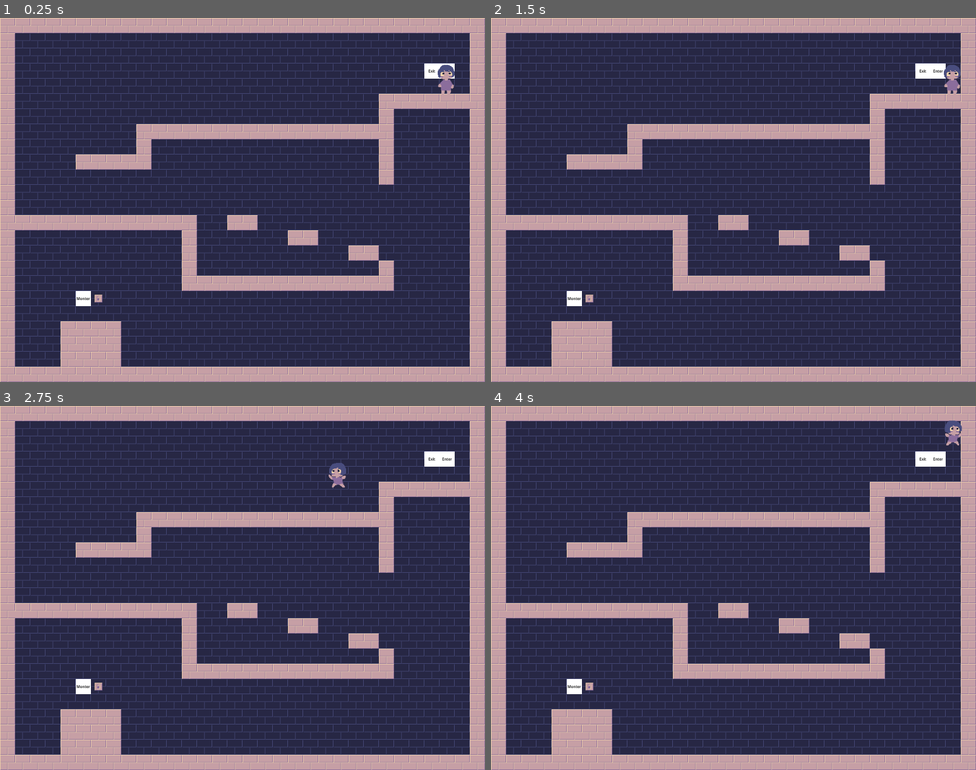
Above: before the commit, frames 1-4 (two rows, left to right).
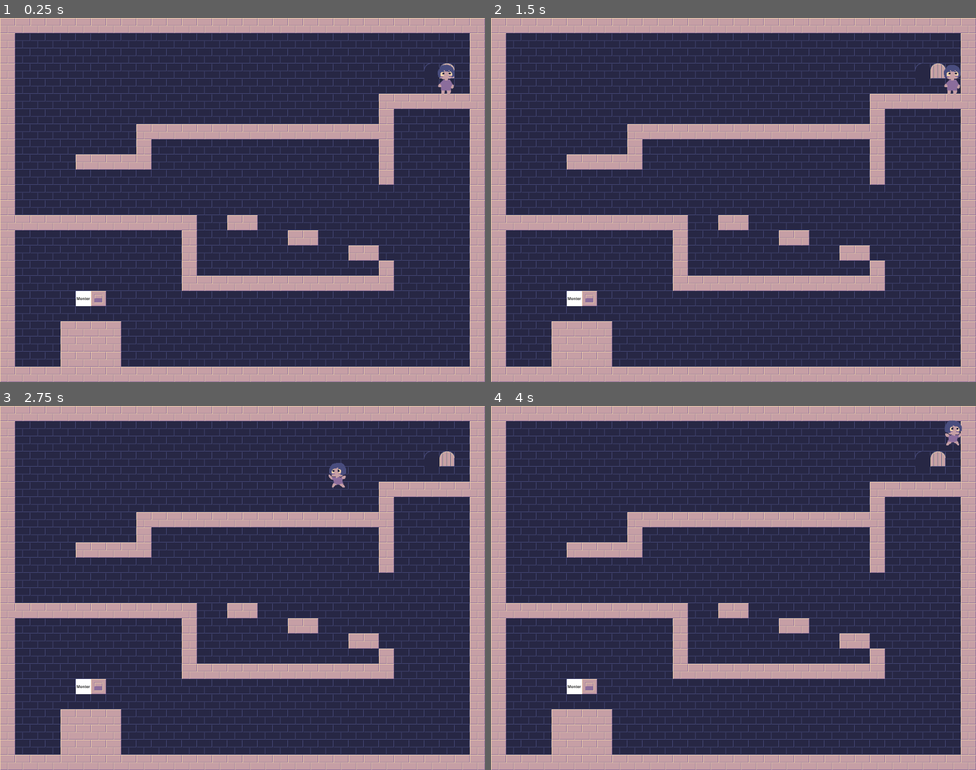
Above: after the commit, the same moments.

Repository: 3k2ng/mj160
Game: Godot game, scene res://scenes/game.tscn
The game is run twice, just before and just after one commit, with the same random seed, the same clock (stepped at 60 frames per second) and the same inputs.
Inputs:
- Up to frame 1 (0.25 s): no input
- Up to frame 2 (1.5 s): tap Enter (ui_accept) at 0.5, 0.77 s; hold Right (ui_right) from 0.53 s (still down)
- Up to frame 3 (2.75 s): tap Enter (ui_accept) at 1.52 s; release Right (ui_right) at 2.03 s; hold Left (ui_left) from 2.03 s (still down)
- Up to frame 4 (4 s): release Left (ui_left) at 2.78 s; hold Right (ui_right) from 2.78 s (still down); tap Enter (ui_accept) at 3.02, 3.77 s

The runs differ from the first frame. In frame 1, 0.3% of the frame differs, in the area x 18-94%, y 12-80%; in frame 2, 0.4%; in frame 3, 0.4%; in frame 4, 0.4%.

Commit message:
new assets

Diff:
--- a/objects/tiles/enter_door.tscn
+++ b/objects/tiles/enter_door.tscn
@@ -1,11 +1,26 @@
-[gd_scene load_steps=4 format=3 uid="uid://d2xlov327oegq"]
+[gd_scene load_steps=7 format=3 uid="uid://d2xlov327oegq"]
 
+[ext_resource type="Texture2D" uid="uid://de1uiisre7xet" path="res://assets/door.png" id="1_s6dk3"]
 [ext_resource type="Script" path="res://objects/tiles/enter_door.gd" id="1_sxu6e"]
+
+[sub_resource type="AtlasTexture" id="AtlasTexture_kmtan"]
+atlas = ExtResource("1_s6dk3")
+region = Rect2(64, 0, 64, 64)
+
+[sub_resource type="AtlasTexture" id="AtlasTexture_x7uum"]
+atlas = ExtResource("1_s6dk3")
+region = Rect2(0, 0, 64, 64)
 
 [sub_resource type="SpriteFrames" id="SpriteFrames_aso7q"]
 animations = [{
-"frames": [],
-"loop": true,
+"frames": [{
+"duration": 1.0,
+"texture": SubResource("AtlasTexture_kmtan")
+}, {
+"duration": 1.0,
+"texture": SubResource("AtlasTexture_x7uum")
+}],
+"loop": false,
 "name": &"open",
 "speed": 5.0
 }]
@@ -18,18 +33,6 @@
 animation = &"open"
 script = ExtResource("1_sxu6e")
 
-[node name="Polygon2D" type="Polygon2D" parent="."]
-position = Vector2(2, -7)
-polygon = PackedVector2Array(-34, -25, -34, 40, 30, 40, 30, -25)
-
-[node name="Label" type="Label" parent="."]
-offset_left = -21.0
-offset_top = -12.0
-offset_right = 21.0
-offset_bottom = 11.0
-theme_override_colors/font_color = Color(0, 0, 0, 1)
-text = "Enter"
-
 [node name="Area2D" type="Area2D" parent="."]
 
 [node name="CollisionShape2D" type="CollisionShape2D" parent="Area2D"]
--- a/objects/tiles/exit_door.tscn
+++ b/objects/tiles/exit_door.tscn
@@ -1,10 +1,25 @@
-[gd_scene load_steps=4 format=3 uid="uid://qxk5b8p43hcu"]
+[gd_scene load_steps=7 format=3 uid="uid://qxk5b8p43hcu"]
 
 [ext_resource type="Script" path="res://objects/tiles/exit_door.gd" id="1_ggj4w"]
+[ext_resource type="Texture2D" uid="uid://de1uiisre7xet" path="res://assets/door.png" id="1_t5i7c"]
+
+[sub_resource type="AtlasTexture" id="AtlasTexture_gaa2f"]
+atlas = ExtResource("1_t5i7c")
+region = Rect2(64, 0, 64, 64)
+
+[sub_resource type="AtlasTexture" id="AtlasTexture_0wlc3"]
+atlas = ExtResource("1_t5i7c")
+region = Rect2(0, 0, 64, 64)
 
 [sub_resource type="SpriteFrames" id="SpriteFrames_sh4dn"]
 animations = [{
-"frames": [],
+"frames": [{
+"duration": 1.0,
+"texture": SubResource("AtlasTexture_gaa2f")
+}, {
+"duration": 1.0,
+"texture": SubResource("AtlasTexture_0wlc3")
+}],
 "loop": true,
 "name": &"close",
 "speed": 5.0
@@ -18,18 +33,6 @@
 animation = &"close"
 script = ExtResource("1_ggj4w")
 
-[node name="Polygon2D" type="Polygon2D" parent="."]
-position = Vector2(2, -7)
-polygon = PackedVector2Array(-34, -25, -34, 40, 30, 40, 30, -25)
-
-[node name="Label" type="Label" parent="."]
-offset_left = -15.0
-offset_top = -12.0
-offset_right = 27.0
-offset_bottom = 11.0
-theme_override_colors/font_color = Color(0, 0, 0, 1)
-text = "Exit"
-
 [node name="Area2D" type="Area2D" parent="."]
 
 [node name="CollisionShape2D" type="CollisionShape2D" parent="Area2D"]
--- a/objects/tiles/light_switch.gd
+++ b/objects/tiles/light_switch.gd
@@ -2,7 +2,7 @@
 
 signal switched
 
-var on = false
+var on = true
 
 func _on_area_2d_body_entered(body):
 	if body.is_in_group("player"):
--- a/scenes/levels/TEMPLATE.tscn
+++ b/scenes/levels/TEMPLATE.tscn
@@ -11,6 +11,7 @@
 zoom = Vector2(0.5, 0.5)
 
 [node name="TileMap" type="TileMap" parent="."]
+y_sort_enabled = true
 tile_set = ExtResource("2_cg2me")
 format = 2
 layer_0/name = "Background"
Binary file added: assets/door.png
Not shown, added: assets/door.png.import
Binary file changed: assets/switch.png
